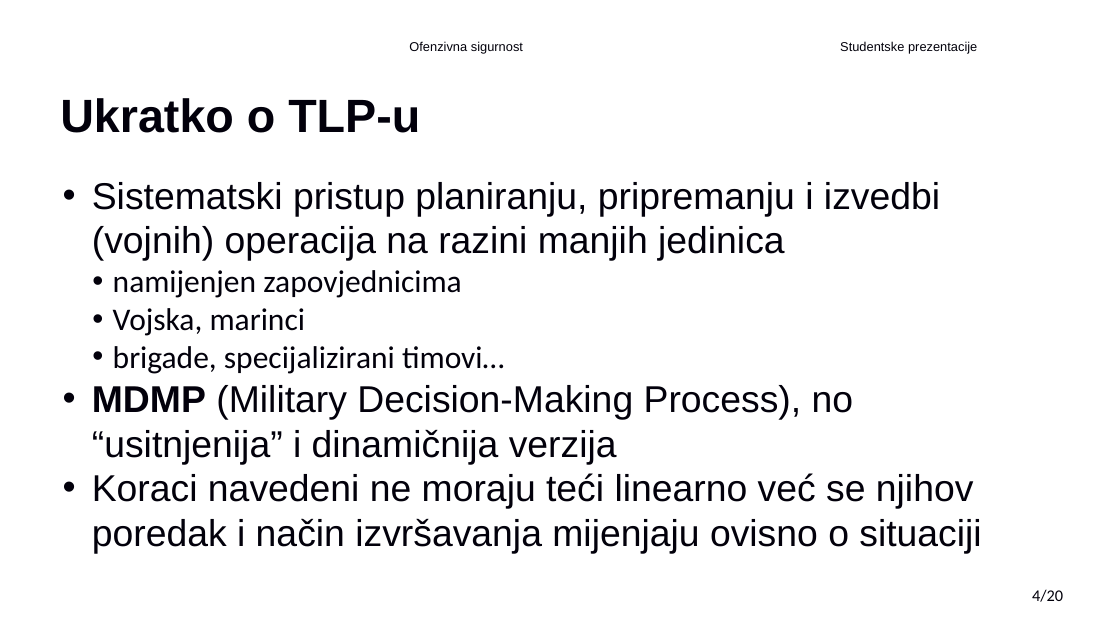
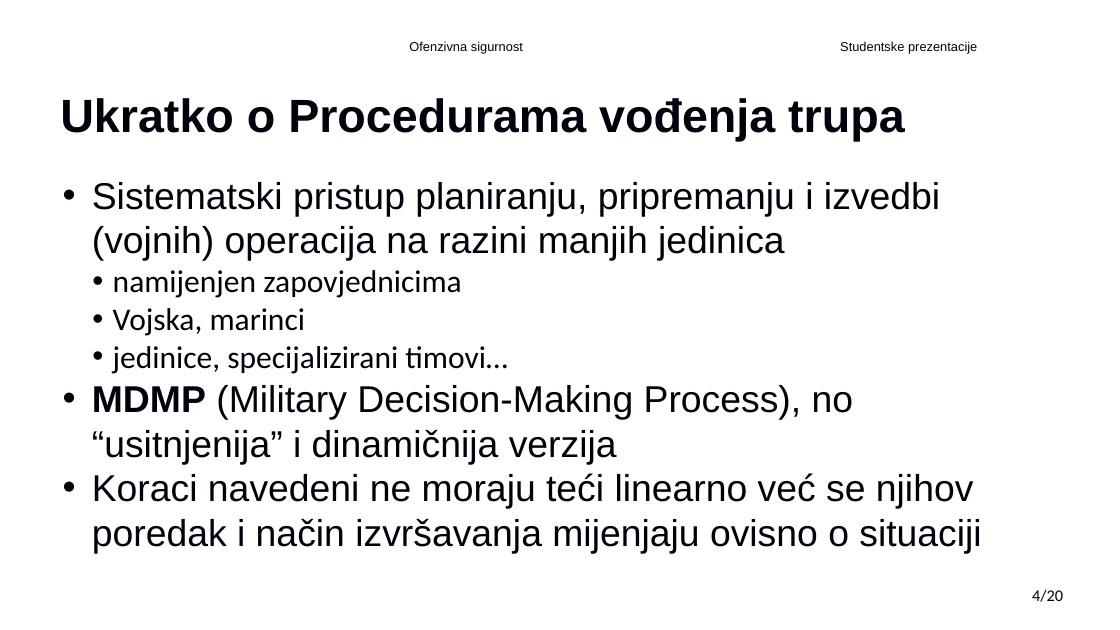
Before and after one commit to Gl1tc6/FER_diplomski, a slide deck: slide 5 of 3semestar/OFESIG/TLP.pptx. Drawn at 1120x630 pixels with LibreOffice and Linux fonts; fonts in the diff are those of the drawing; background and template pictures are left out. Boxes give left, top, right and bottom in pixels: in the first picture for what was removed or moved away, otherwise in the second. Text is boxed around its words. In the diff, an @@ line names an element or a change of style, - is before the commit and + after.

```diff
--- a/3semestar/OFESIG/TLP.pptx
+++ b/3semestar/OFESIG/TLP.pptx
@@ text at bbox=[60, 98, 905, 141]: text changed @@
-Ukratko o TLP-u
+Ukratko o Procedurama vođenja trupa
@@ text at bbox=[113, 346, 507, 374]: text changed @@
-  • brigade, specijalizirani timovi…
+  • jedinice, specijalizirani timovi…
```
Also in this commit, not shown: 9 other slides changed, 1 slide added, 1 slide removed, 11 other files.
